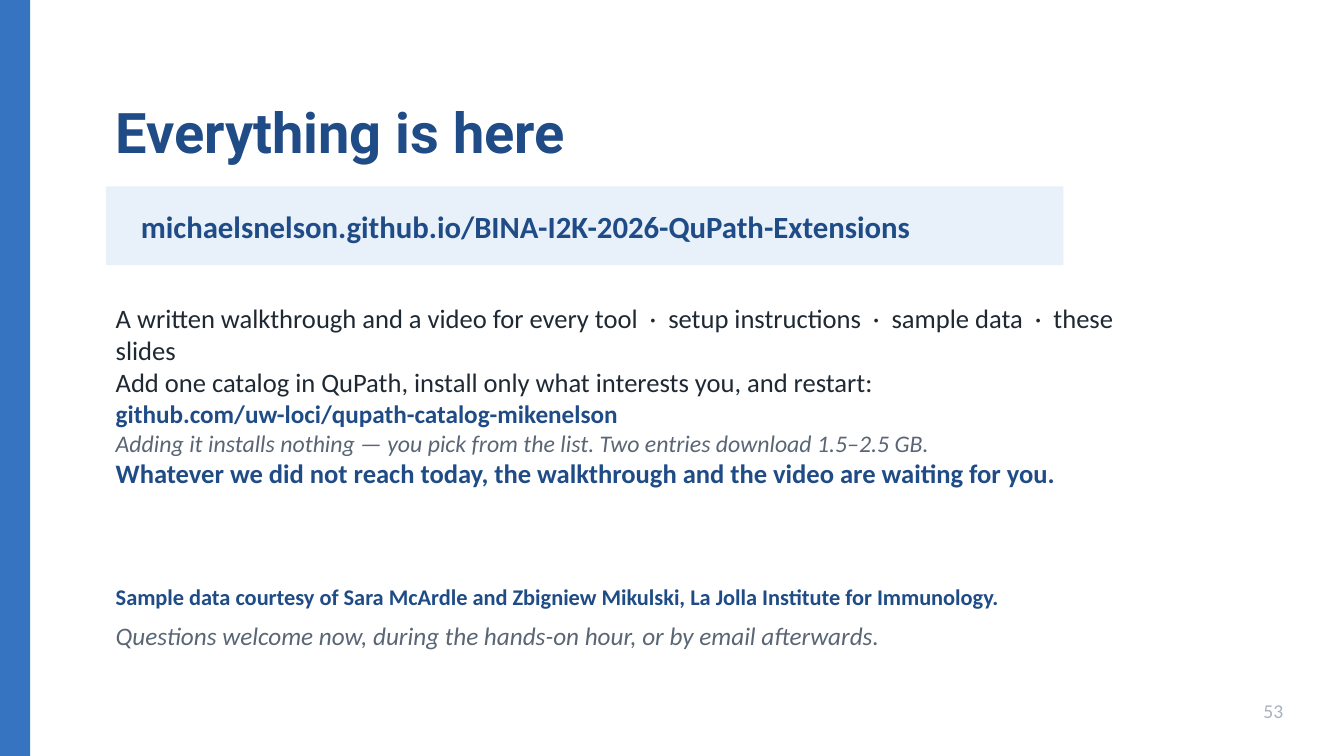
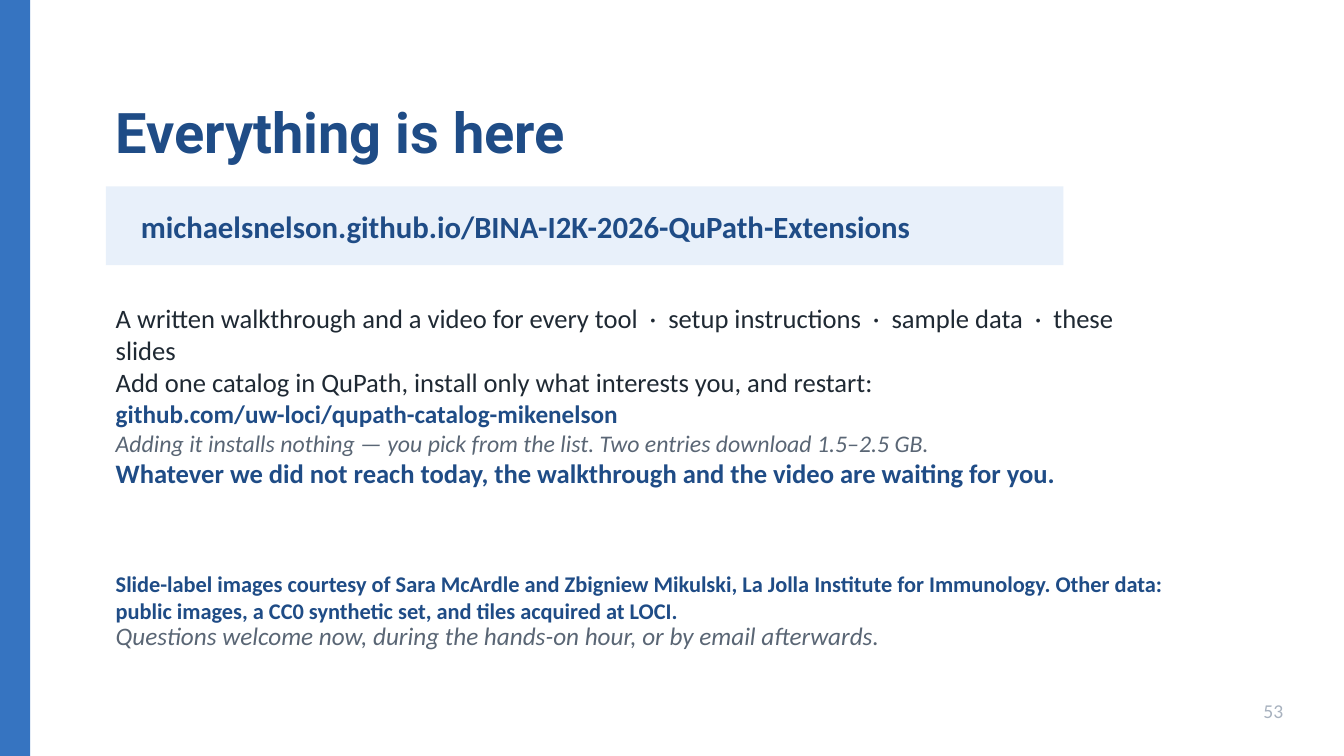
Before and after one commit to MichaelSNelson/BINA-I2K-2026-QuPath-Extensions, a slide deck: slide 53 of I2K_2026_QuPath_Extensions.pptx. Drawn at 1344x756 pixels with LibreOffice and Linux fonts; fonts in the diff are those of the drawing. Boxes give left, top, right and bottom in pixels: in the first picture for what was removed or moved away, otherwise in the second. Text is boxed around its words. In the diff, an @@ line names an element or a change of style, - is before the commit and + after.

```diff
--- a/I2K_2026_QuPath_Extensions.pptx
+++ b/I2K_2026_QuPath_Extensions.pptx
@@ text at [116,576,1163,623]: text changed @@
-Sample data courtesy of Sara McArdle and Zbigniew Mikulski, La Jolla Institute for Immunology.
+Slide-label images courtesy of Sara McArdle and Zbigniew Mikulski, La Jolla Institute for Immunology. Other data: public images, a CC0 synthetic set, and tiles acquired at LOCI.
```
Also in this commit, not shown: 21 other files.
